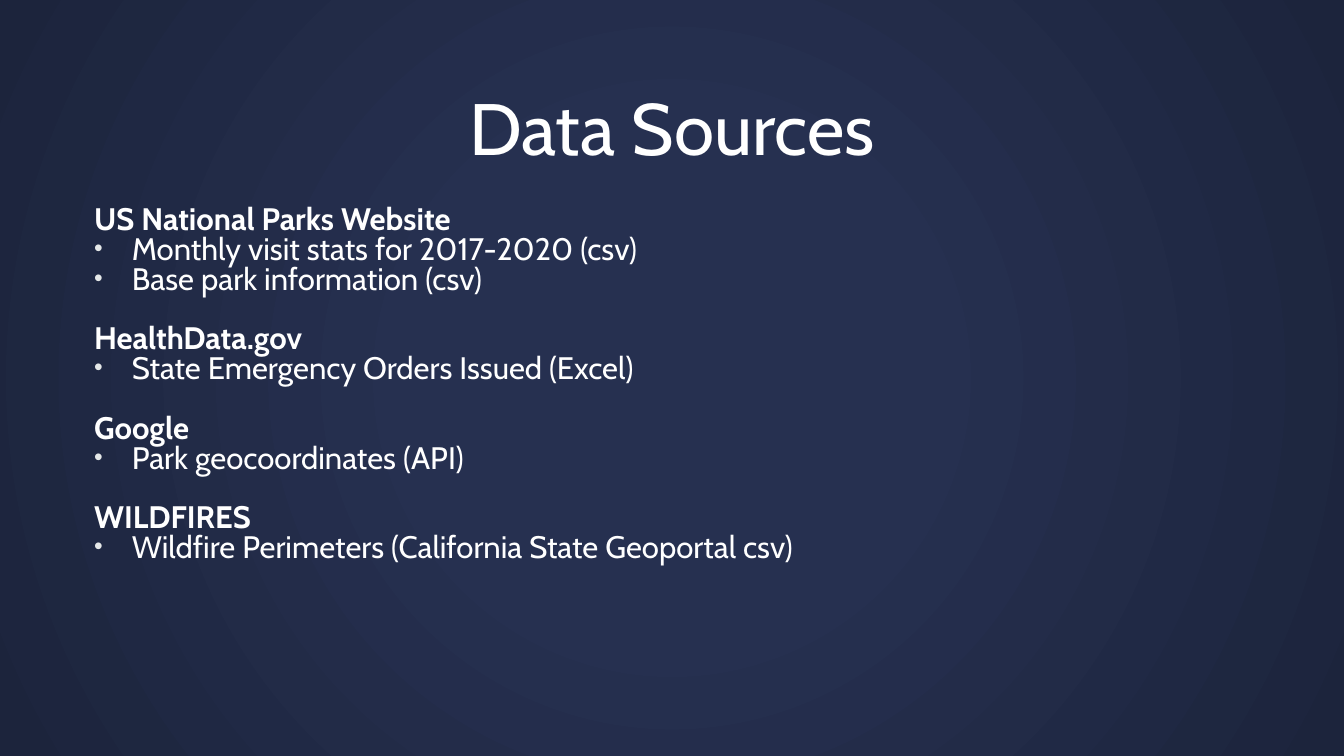
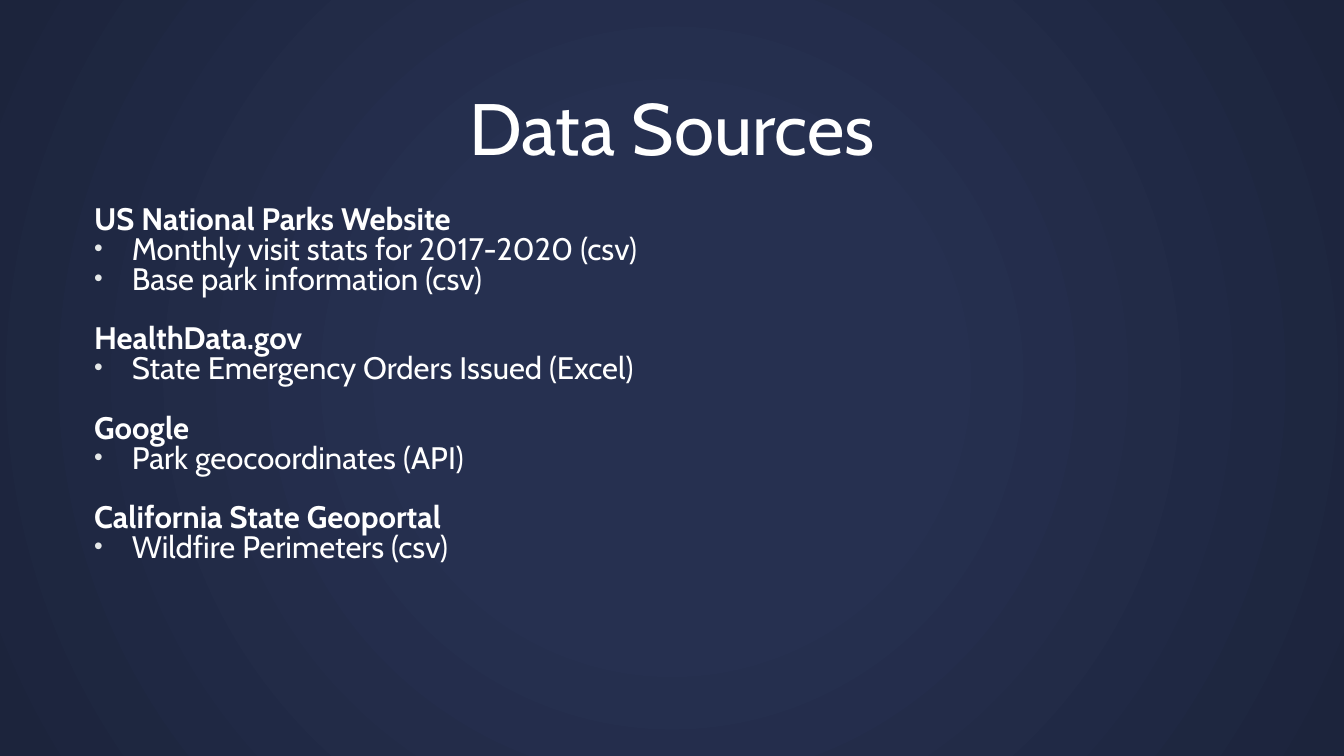
Before and after one commit to missymeyer/ProjectOne, a slide deck: slide 4 of Presentation_ProjectOne.pptx. Drawn at 1344x756 pixels with LibreOffice and Linux fonts; fonts in the diff are those of the drawing. Boxes give left, top, right and bottom in pixels: in the first picture for what was removed or moved away, otherwise in the second. Text is boxed around its words. In the diff, an @@ line names an element or a change of style, - is before the commit and + after.

Commit message:
Final Final Presentation

```diff
--- a/Presentation_ProjectOne.pptx
+++ b/Presentation_ProjectOne.pptx
@@ text at (94, 504, 448, 563): text changed; bold on @@
-WILDFIRES
-• Wildfire Perimeters (California State Geoportal csv)
+California State Geoportal
+• Wildfire Perimeters (csv)
```
